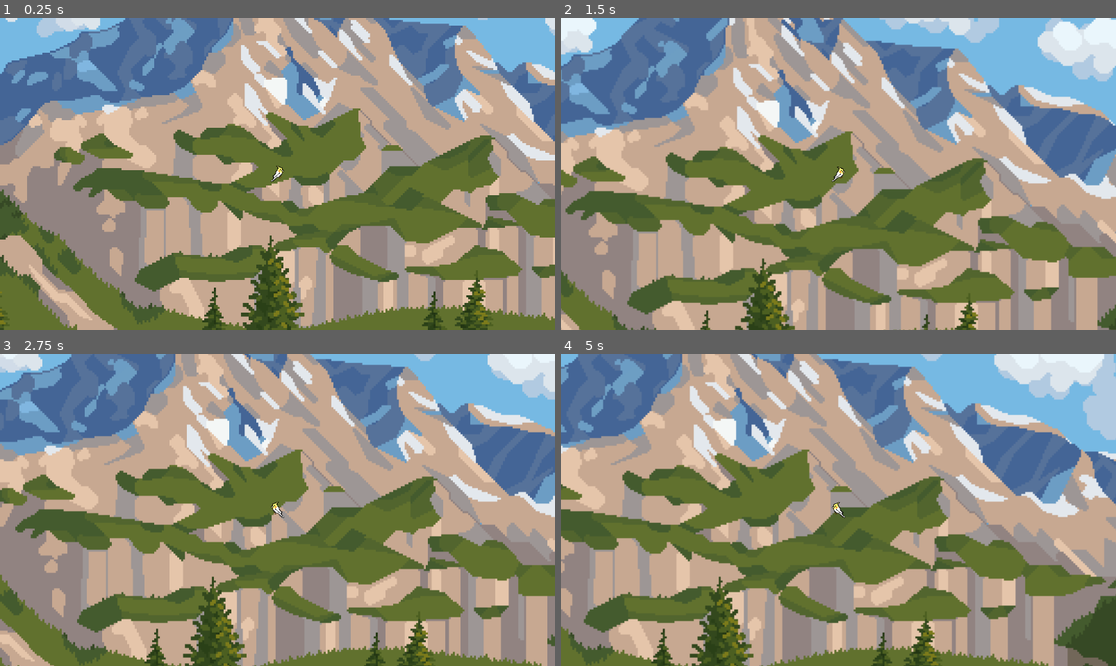
Above: before the commit, frames 1-4 (two rows, left to right).
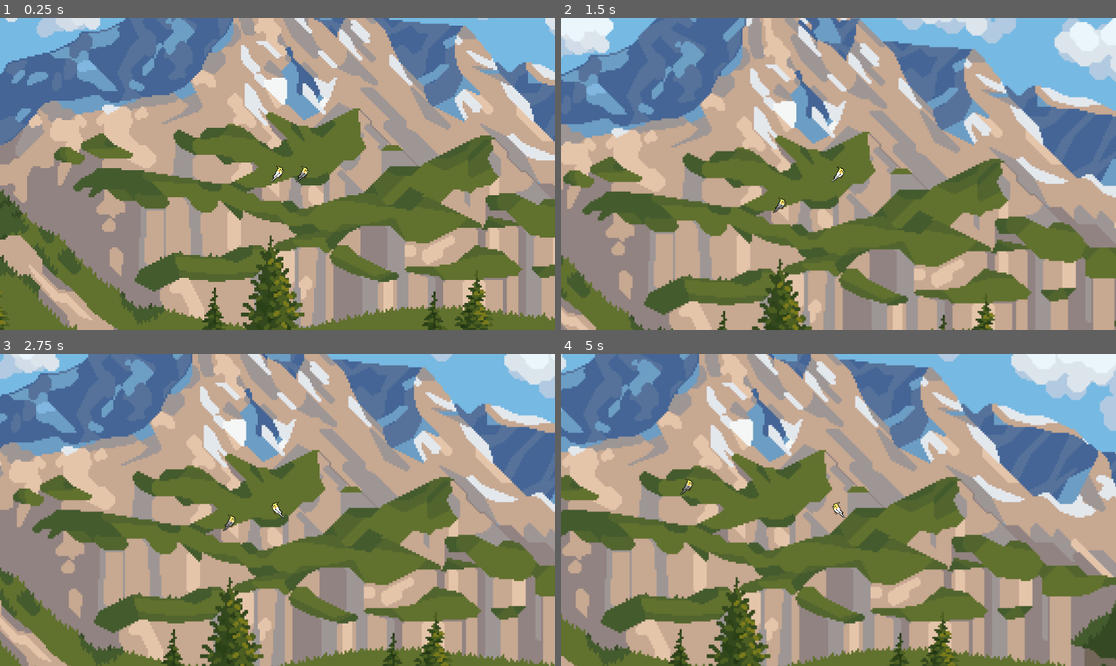
Above: after the commit, the same moments.

Repository: JulianoMRA/Cockatiel-Adventures
Game: Godot game, scene res://Scenes/level_1.tscn
Two runs of this game, one before a commit and one after it. Both use one fixed random seed, a clock stepped at 60 frames per second and the inputs below.
Inputs:
- Up to frame 1 (0.25 s): no input
- Up to frame 2 (1.5 s): hold Left (ui_left2, bound only after the commit) 0.53-1.28 s; hold D (ui_right) from 0.53 s (still down); tap Space (ui_up) at 0.77, 1.07 s; tap Right (ui_right2, bound only after the commit) at 0.8, 1.35 s
- Up to frame 3 (2.75 s): tap Space (ui_up) at 1.52, 1.82, 2.3 s; tap Up (ui_up2, bound only after the commit) at 1.55, 2.1 s; release D (ui_right) at 2.03 s; hold A (ui_left) from 2.03 s (still down)
- Up to frame 4 (5 s): release A (ui_left) at 2.78 s; hold D (ui_right) 2.78-4.28 s; tap Space (ui_up) at 2.85, 3.02, 3.32, 3.77, 4.07, 4.52, 4.82 s; tap Left (ui_left2, bound only after the commit) at 3.05 s; hold Left (ui_left2, bound only after the commit) 3.53-4.28 s; tap Right (ui_right2, bound only after the commit) at 3.8, 4.35 s; hold A (ui_left) from 4.28 s (still down); tap Up (ui_up2, bound only after the commit) at 4.55 s

The runs differ from the first frame. In frame 1, less than 0.1% of the frame differs, in the area x 53-56%, y 47-53%; in frame 2, 52%; in frame 3, 52%, in the area x 0-100%, y 0-100%; in frame 4, 52%.

Commit message:
Configurando Player 2

Diff:
--- a/cockatiel-adventures/Scenes/level_1.tscn
+++ b/cockatiel-adventures/Scenes/level_1.tscn
@@ -1,7 +1,8 @@
-[gd_scene load_steps=4 format=3 uid="uid://buo62px8w6bqn"]
+[gd_scene load_steps=5 format=3 uid="uid://buo62px8w6bqn"]
 
 [ext_resource type="Texture2D" uid="uid://b3qyjjy1woj5y" path="res://Assets/Sprites/Backgrounds/BGs/nature_3/origbig.png" id="1_8ffim"]
 [ext_resource type="PackedScene" uid="uid://cfrjj0ewas1kd" path="res://Scenes/player_1.tscn" id="2_xfk5q"]
+[ext_resource type="PackedScene" uid="uid://b6oais285ridb" path="res://Scenes/player_2.tscn" id="3_xfk5q"]
 
 [sub_resource type="RectangleShape2D" id="RectangleShape2D_8ffim"]
 size = Vector2(998, 20)
@@ -14,9 +15,13 @@
 [node name="Player 1" parent="." instance=ExtResource("2_xfk5q")]
 
 [node name="Chão" type="StaticBody2D" parent="."]
+position = Vector2(1, -1)
 
 [node name="CollisionShape2D" type="CollisionShape2D" parent="Chão"]
 position = Vector2(1, 57)
 shape = SubResource("RectangleShape2D_8ffim")
 
 [node name="Sprite2D" type="Sprite2D" parent="Chão"]
+
+[node name="Player 2" parent="." instance=ExtResource("3_xfk5q")]
+position = Vector2(52, 1)
--- a/cockatiel-adventures/Scenes/player_1.tscn
+++ b/cockatiel-adventures/Scenes/player_1.tscn
@@ -1,7 +1,8 @@
-[gd_scene load_steps=8 format=3 uid="uid://cfrjj0ewas1kd"]
+[gd_scene load_steps=12 format=3 uid="uid://cfrjj0ewas1kd"]
 
 [ext_resource type="Texture2D" uid="uid://c1lsvsqtjfd7h" path="res://Assets/Sprites/Calopsitas/Cockatiel 1.png" id="1_2mvbs"]
 [ext_resource type="Script" uid="uid://bmnx5lapxfwuv" path="res://Scripts/player_1.gd" id="1_tmdyv"]
+[ext_resource type="Texture2D" uid="uid://cy4rhg6x7byqu" path="res://Assets/Sprites/Calopsitas/Cockatiel 2-Sheet.png" id="3_p0e4v"]
 
 [sub_resource type="AtlasTexture" id="AtlasTexture_tmdyv"]
 atlas = ExtResource("1_2mvbs")
@@ -13,6 +14,18 @@
 
 [sub_resource type="AtlasTexture" id="AtlasTexture_c4k0l"]
 atlas = ExtResource("1_2mvbs")
+region = Rect2(128, 0, 64, 64)
+
+[sub_resource type="AtlasTexture" id="AtlasTexture_n0kdt"]
+atlas = ExtResource("3_p0e4v")
+region = Rect2(0, 0, 64, 64)
+
+[sub_resource type="AtlasTexture" id="AtlasTexture_eus2p"]
+atlas = ExtResource("3_p0e4v")
+region = Rect2(64, 0, 64, 64)
+
+[sub_resource type="AtlasTexture" id="AtlasTexture_6cafw"]
+atlas = ExtResource("3_p0e4v")
 region = Rect2(128, 0, 64, 64)
 
 [sub_resource type="SpriteFrames" id="SpriteFrames_aatkl"]
@@ -32,6 +45,23 @@
 }],
 "loop": true,
 "name": &"Idle1",
+"speed": 5.0
+}, {
+"frames": [{
+"duration": 1.0,
+"texture": SubResource("AtlasTexture_n0kdt")
+}, {
+"duration": 1.0,
+"texture": SubResource("AtlasTexture_eus2p")
+}, {
+"duration": 1.0,
+"texture": SubResource("AtlasTexture_n0kdt")
+}, {
+"duration": 1.0,
+"texture": SubResource("AtlasTexture_6cafw")
+}],
+"loop": true,
+"name": &"Idle2",
 "speed": 5.0
 }, {
 "frames": [],
--- /dev/null
+++ b/cockatiel-adventures/Scenes/player_2.gd
@@ -0,0 +1,25 @@
+extends CharacterBody2D
+
+const SPEED = 150
+const JUMP_VELOCITY = -300
+const GRAVITY = 600
+
+@onready var sprite = $AnimatedSprite2D
+
+func _physics_process(delta):
+	if not is_on_floor():
+		velocity.y += GRAVITY * delta
+
+	var direction = Input.get_action_strength("ui_right2") - Input.get_action_strength("ui_left2")
+	velocity.x = direction * SPEED
+
+	if is_on_floor() and Input.is_action_just_pressed("ui_up2"):
+		velocity.y = JUMP_VELOCITY
+
+	move_and_slide()
+
+	if direction != 0:
+		sprite.play("walk")
+		sprite.flip_h = direction < 0
+	else:
+		sprite.play("Idle2")
--- /dev/null
+++ b/cockatiel-adventures/Scenes/player_2.tscn
@@ -0,0 +1,87 @@
+[gd_scene load_steps=12 format=3 uid="uid://b6oais285ridb"]
+
+[ext_resource type="Script" uid="uid://cj0wcul38pgk6" path="res://Scenes/player_2.gd" id="1_a3adp"]
+[ext_resource type="Texture2D" uid="uid://c1lsvsqtjfd7h" path="res://Assets/Sprites/Calopsitas/Cockatiel 1.png" id="2_a3adp"]
+[ext_resource type="Texture2D" uid="uid://cy4rhg6x7byqu" path="res://Assets/Sprites/Calopsitas/Cockatiel 2-Sheet.png" id="3_a3adp"]
+
+[sub_resource type="AtlasTexture" id="AtlasTexture_tmdyv"]
+atlas = ExtResource("2_a3adp")
+region = Rect2(0, 0, 64, 64)
+
+[sub_resource type="AtlasTexture" id="AtlasTexture_p0e4v"]
+atlas = ExtResource("2_a3adp")
+region = Rect2(64, 0, 64, 64)
+
+[sub_resource type="AtlasTexture" id="AtlasTexture_c4k0l"]
+atlas = ExtResource("2_a3adp")
+region = Rect2(128, 0, 64, 64)
+
+[sub_resource type="AtlasTexture" id="AtlasTexture_n0kdt"]
+atlas = ExtResource("3_a3adp")
+region = Rect2(0, 0, 64, 64)
+
+[sub_resource type="AtlasTexture" id="AtlasTexture_eus2p"]
+atlas = ExtResource("3_a3adp")
+region = Rect2(64, 0, 64, 64)
+
+[sub_resource type="AtlasTexture" id="AtlasTexture_6cafw"]
+atlas = ExtResource("3_a3adp")
+region = Rect2(128, 0, 64, 64)
+
+[sub_resource type="SpriteFrames" id="SpriteFrames_aatkl"]
+animations = [{
+"frames": [{
+"duration": 1.0,
+"texture": SubResource("AtlasTexture_tmdyv")
+}, {
+"duration": 1.0,
+"texture": SubResource("AtlasTexture_p0e4v")
+}, {
+"duration": 1.0,
+"texture": SubResource("AtlasTexture_tmdyv")
+}, {
+"duration": 1.0,
+"texture": SubResource("AtlasTexture_c4k0l")
+}],
+"loop": true,
+"name": &"Idle1",
+"speed": 5.0
+}, {
+"frames": [{
+"duration": 1.0,
+"texture": SubResource("AtlasTexture_n0kdt")
+}, {
+"duration": 1.0,
+"texture": SubResource("AtlasTexture_eus2p")
+}, {
+"duration": 1.0,
+"texture": SubResource("AtlasTexture_n0kdt")
+}, {
+"duration": 1.0,
+"texture": SubResource("AtlasTexture_6cafw")
+}],
+"loop": true,
+"name": &"Idle2",
+"speed": 5.0
+}, {
+"frames": [],
+"loop": true,
+"name": &"default",
+"speed": 5.0
+}]
+
+[sub_resource type="RectangleShape2D" id="RectangleShape2D_tmdyv"]
+size = Vector2(23, 26)
+
+[node name="Player 2" type="CharacterBody2D"]
+script = ExtResource("1_a3adp")
+
+[node name="AnimatedSprite2D" type="AnimatedSprite2D" parent="."]
+sprite_frames = SubResource("SpriteFrames_aatkl")
+animation = &"Idle2"
+
+[node name="CollisionShape2D" type="CollisionShape2D" parent="."]
+position = Vector2(1.5, -3)
+shape = SubResource("RectangleShape2D_tmdyv")
+
+[node name="Camera2D" type="Camera2D" parent="."]
--- a/cockatiel-adventures/project.godot
+++ b/cockatiel-adventures/project.godot
@@ -32,3 +32,18 @@
 "events": [Object(InputEventKey,"resource_local_to_scene":false,"resource_name":"","device":-1,"window_id":0,"alt_press …(191 unchanged characters)…
 ]
 }
+ui_left2={
+"deadzone": 0.0,
+"events": [Object(InputEventKey,"resource_local_to_scene":false,"resource_name":"","device":-1,"window_id":0,"alt_pressed":false,"shift_pressed":false,"ctrl_pressed":false,"meta_pressed":false,"pressed":false,"keycode":0,"physical_keycode":4194319,"key_label":0,"unicode":0,"location":0,"echo":false,"script":null)
+]
+}
+ui_right2={
+"deadzone": 0.0,
+"events": [Object(InputEventKey,"resource_local_to_scene":false,"resource_name":"","device":-1,"window_id":0,"alt_pressed":false,"shift_pressed":false,"ctrl_pressed":false,"meta_pressed":false,"pressed":false,"keycode":0,"physical_keycode":4194321,"key_label":0,"unicode":0,"location":0,"echo":false,"script":null)
+]
+}
+ui_up2={
+"deadzone": 0.0,
+"events": [Object(InputEventKey,"resource_local_to_scene":false,"resource_name":"","device":-1,"window_id":0,"alt_pressed":false,"shift_pressed":false,"ctrl_pressed":false,"meta_pressed":false,"pressed":false,"keycode":0,"physical_keycode":4194320,"key_label":0,"unicode":0,"location":0,"echo":false,"script":null)
+]
+}
Binary file added: cockatiel-adventures/Assets/Sprites/Calopsitas/Cockatiel 2-Sheet.png
Not shown, added: cockatiel-adventures/Assets/Sprites/Calopsitas/Cockatiel 2-Sheet.png.import
Not shown, added: cockatiel-adventures/Assets/Sprites/Scenario/kenney_pixel-platformer/Construct 3/Readme.txt
Not shown, added: cockatiel-adventures/Assets/Sprites/Scenario/kenney_pixel-platformer/License.txt
Binary file added: cockatiel-adventures/Assets/Sprites/Scenario/kenney_pixel-platformer/Preview.png
Not shown, added: cockatiel-adventures/Assets/Sprites/Scenario/kenney_pixel-platformer/Preview.png.import
Binary file added: cockatiel-adventures/Assets/Sprites/Scenario/kenney_pixel-platformer/SampleA.png
Not shown, added: cockatiel-adventures/Assets/Sprites/Scenario/kenney_pixel-platformer/SampleA.png.import
Binary file added: cockatiel-adventures/Assets/Sprites/Scenario/kenney_pixel-platformer/SampleB.png
Not shown, added: cockatiel-adventures/Assets/Sprites/Scenario/kenney_pixel-platformer/SampleB.png.import
Not shown, added: cockatiel-adventures/Assets/Sprites/Scenario/kenney_pixel-platformer/Tiled/tilemap-example-a.tmx
Not shown, added: cockatiel-adventures/Assets/Sprites/Scenario/kenney_pixel-platformer/Tiled/tilemap-example-b.tmx
(and 483 more such lines)
